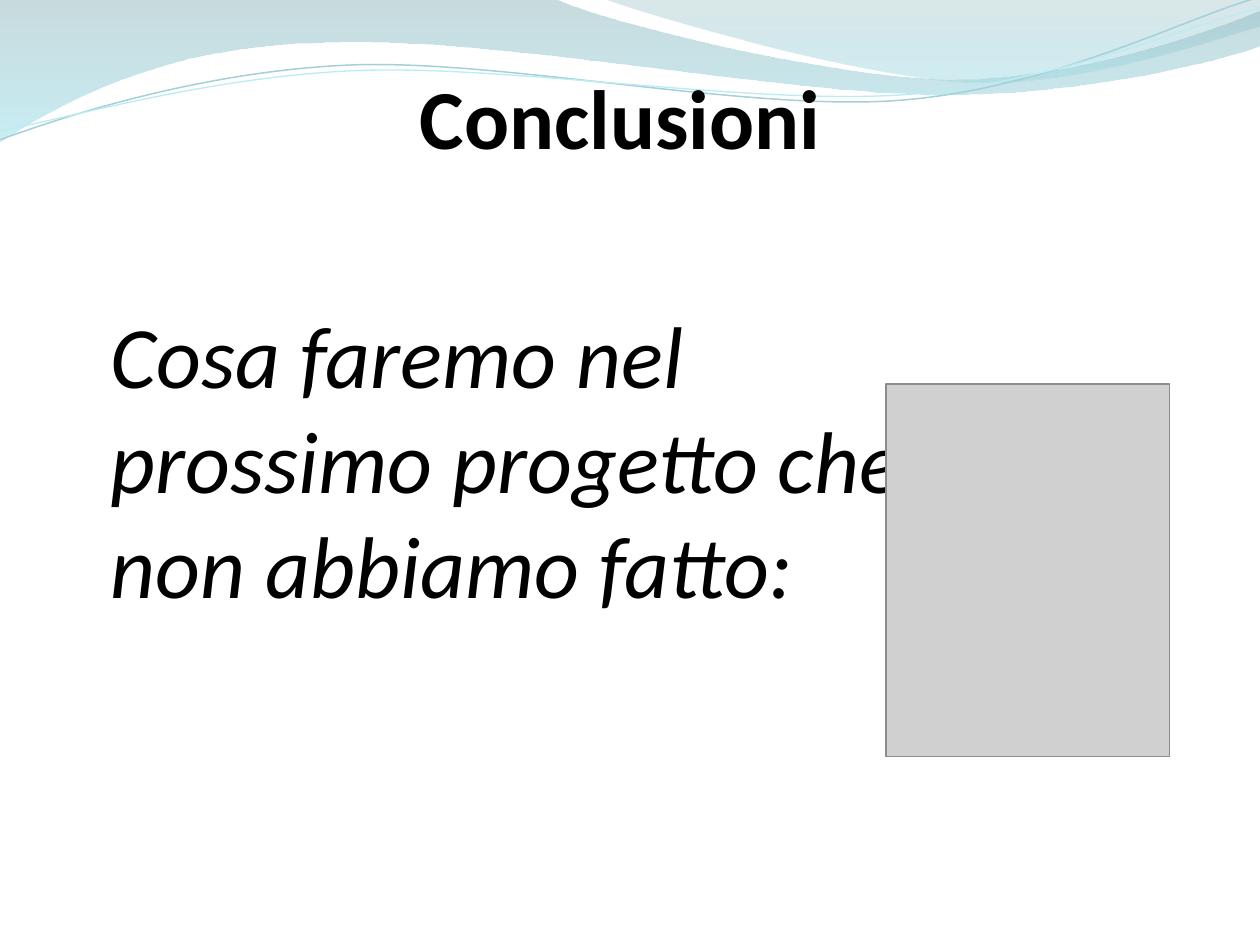
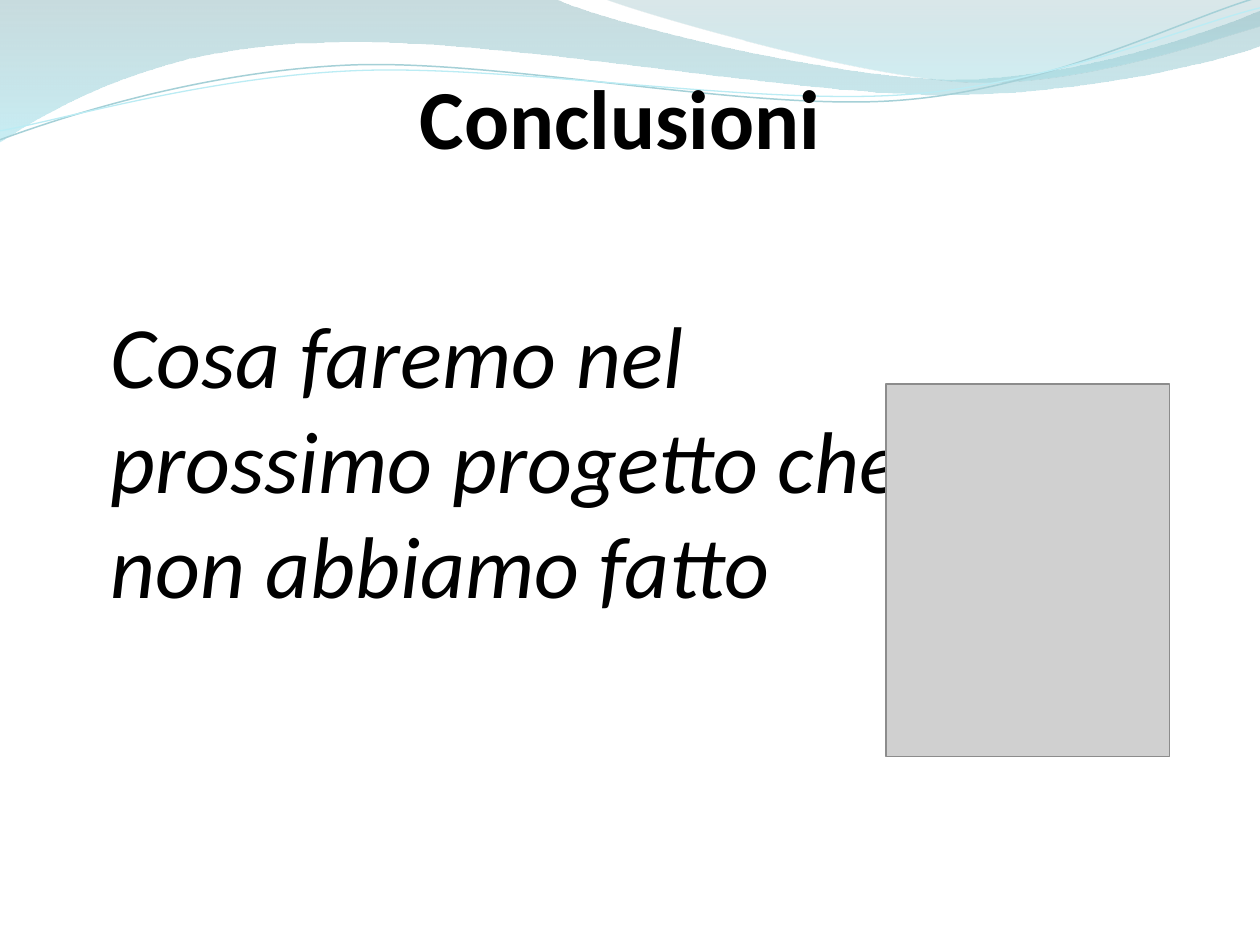
Before and after one commit to ammirate/at-silo, a slide deck: slide 43 of Presentazione/Atsilo3/Atsilo_H_PresentazioneFinale.pptx. Drawn at 1260x945 pixels with LibreOffice and Linux fonts; fonts in the diff are those of the drawing; grey boxes stand for pictures. Boxes give left, top, right and bottom in pixels: in the first picture for what was removed or moved away, otherwise in the second. Text is boxed around its words. In the diff, an @@ line names an element or a change of style, - is before the commit and + after.

```diff
--- a/Presentazione/Atsilo3/Atsilo_H_PresentazioneFinale.pptx
+++ b/Presentazione/Atsilo3/Atsilo_H_PresentazioneFinale.pptx
@@ text at <box>111,327,901,609</box>: text changed @@
-Cosa faremo nel prossimo progetto che non abbiamo fatto:
+Cosa faremo nel prossimo progetto che non abbiamo fatto
```
Also in this commit, not shown: 5 other slides changed, 2 other files.
